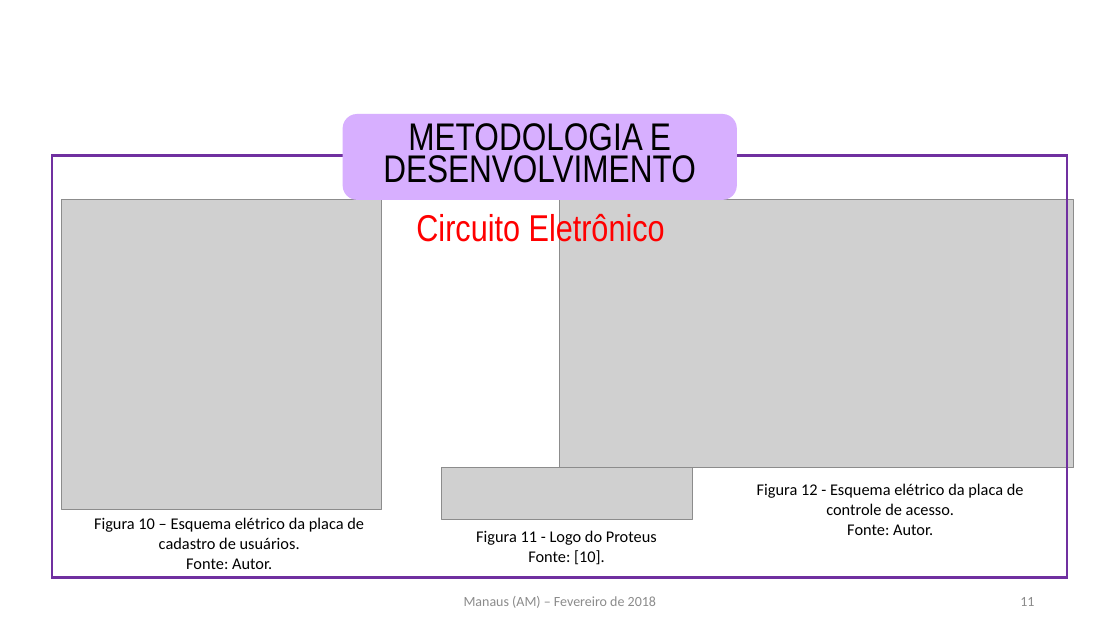
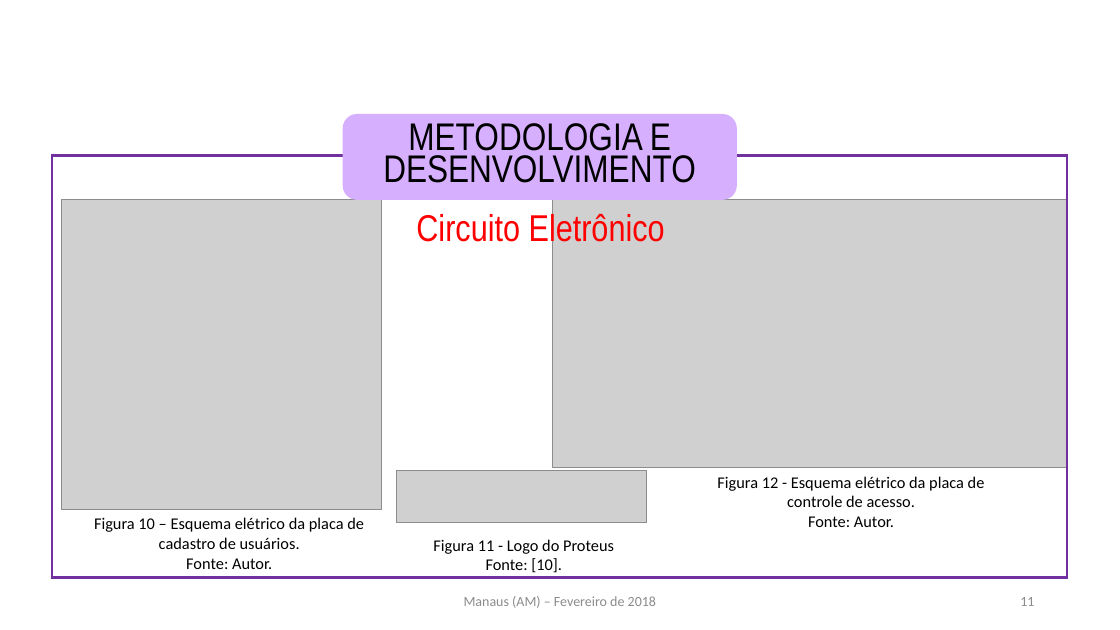
Before and after one commit to carloskalill10/laboratorios_mysql, a slide deck: slide 11 of apresentação/Apresentação.pptx. Drawn at 1120x630 pixels with LibreOffice and Linux fonts; fonts in the diff are those of the drawing; grey boxes stand for pictures; background and template pictures are left out. Boxes give left, top, right and bottom in pixels: in the first picture for what was removed or moved away, otherwise in the second. Text is boxed around its words. In the diff, an @@ line names an element or a change of style, - is before the commit and + after.

```diff
--- a/apresentação/Apresentação.pptx
+++ b/apresentação/Apresentação.pptx
@@ picture: place and size @@
-picture at <box>560,200,1074,468</box>
+picture at <box>553,200,1067,468</box>
@@ picture: place and size @@
-picture at <box>441,468,692,519</box>
+picture at <box>396,471,647,522</box>
@@ text "Figura 12 - Esquema elétrico ...": place and size @@
-text "Figura 12 - Esquema elétrico ..." at <box>757,483,1024,535</box>
+text "Figura 12 - Esquema elétrico ..." at <box>717,476,985,527</box>
@@ text "Figura 11 - Logo do ...": place and size @@
-text "Figura 11 - Logo do ..." at <box>476,530,657,565</box>
+text "Figura 11 - Logo do ..." at <box>433,539,614,573</box>
```
Also in this commit, not shown: 1 other slide changed, 1 slide added, 8 other files.
